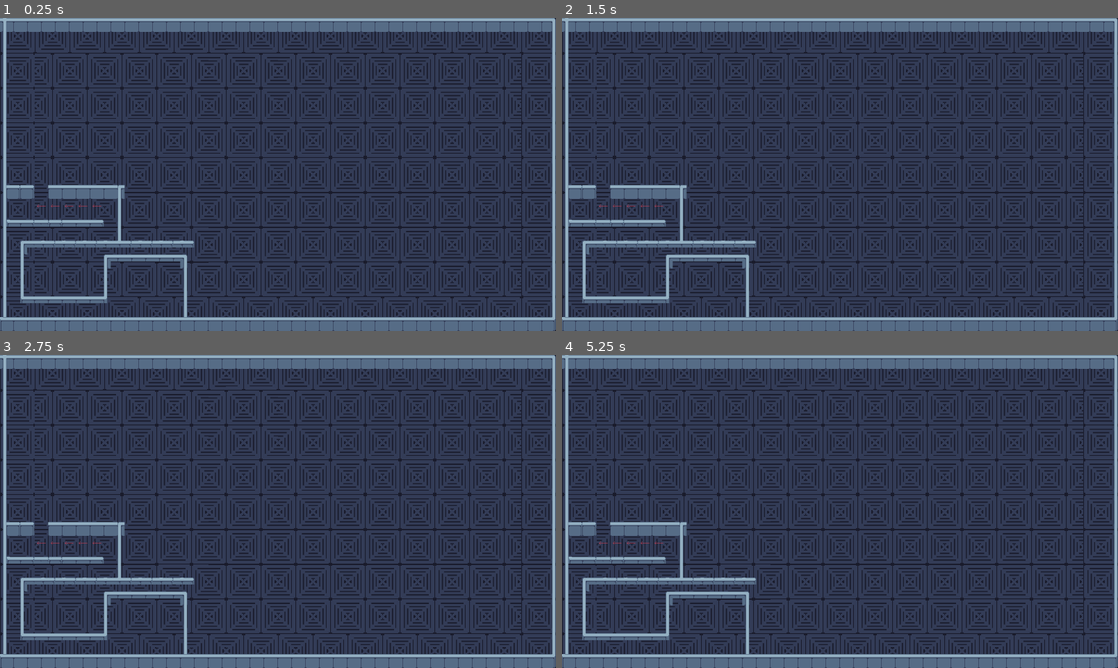
Above: before the commit, frames 1-4 (two rows, left to right).
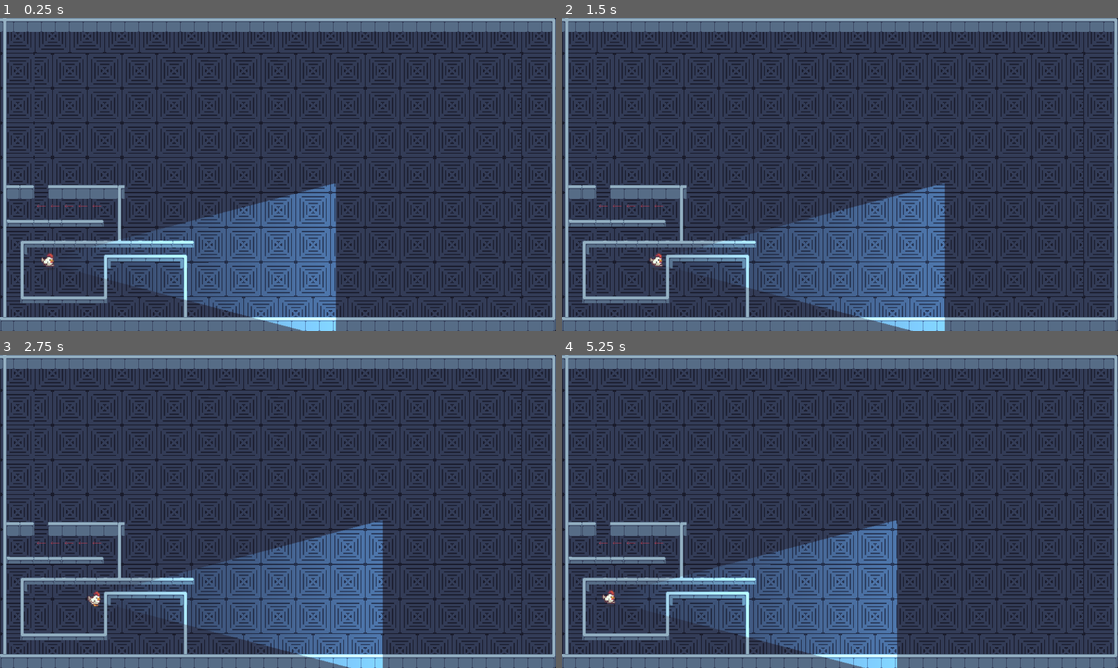
Above: after the commit, the same moments.

Repository: Norethx/game_jam
Game: Godot game, scene res://scenes/Fmap.001.tscn
Same seed, same stepped clock (60 frames per second), same inputs: the game is played once before the commit and once after it.
Inputs:
- Up to frame 1 (0.25 s): no input
- Up to frame 2 (1.5 s): tap Enter (ui_accept) at 0.5, 0.77 s; hold Right (ui_right) from 0.53 s (still down)
- Up to frame 3 (2.75 s): tap Enter (ui_accept) at 1.52 s; release Right (ui_right) at 2.03 s; hold Left (ui_left) from 2.03 s (still down)
- Up to frame 4 (5.25 s): release Left (ui_left) at 2.78 s; hold Right (ui_right) 2.78-4.28 s; tap Enter (ui_accept) at 3.02, 3.77, 4.52, 5 s; hold Left (ui_left) 4.28-5.03 s; hold Right (ui_right) from 5.03 s (still down)

The runs differ from the first frame. In frame 1, 12% of the frame differs, in the area x 7-61%, y 52-100%; in frame 2, 12%; in frame 3, 12%; in frame 4, 12%.
Error before the commit: Parse Error: Mixed use of tabs and spaces for indentation. (res://scripts/fenemy.001.gd:11)

Commit message:
patrol enemy

Diff:
--- a/globals/game_start.gd
+++ b/globals/game_start.gd
@@ -1,11 +1 @@
 extends Node
-
-
-# Called when the node enters the scene tree for the first time.
-func _ready() -> void:
-	pass # Replace with function body.
-
-
-# Called every frame. 'delta' is the elapsed time since the previous frame.
-func _process(delta: float) -> void:
-	pass
--- a/scenes/Fenemys/enemy.001.tscn
+++ b/scenes/Fenemys/enemy.001.tscn
@@ -1,32 +1,136 @@
-[gd_scene load_steps=16 format=3 uid="uid://j0n8qmwqgp2d"]
+[gd_scene load_steps=17 format=3 uid="uid://j0n8qmwqgp2d"]
 
 [ext_resource type="Script" uid="uid://vws1ush5pmn2" path="res://scripts/fenemy.001.gd" id="1_g0yq0"]
 [ext_resource type="Texture2D" uid="uid://c7py4qbg6i344" path="res://assets/future/chicken_run_right-Sheet.png" id="1_ifkk8"]
 [ext_resource type="Texture2D" uid="uid://6y4xo2f3w1um" path="res://assets/future/chicken_run_left-Sheet.png" id="2_l2bgi"]
-
-[sub_resource type="AnimationNodeAnimation" id="AnimationNodeAnimation_g0yq0"]
-animation = &"right"
+[ext_resource type="Texture2D" uid="uid://ckttg7w24c3pv" path="res://assets/future/cone_gradiente.png" id="4_n4yvv"]
 
 [sub_resource type="AnimationNodeAnimation" id="AnimationNodeAnimation_n4yvv"]
 animation = &"left"
 
 [sub_resource type="AnimationNodeAnimation" id="AnimationNodeAnimation_hwlfp"]
-animation = &"left"
+animation = &"right"
 
 [sub_resource type="AnimationNodeAnimation" id="AnimationNodeAnimation_e6b00"]
-animation = &"right"
+animation = &"down"
+
+[sub_resource type="AnimationNodeAnimation" id="AnimationNodeAnimation_ngamd"]
+animation = &"up"
 
 [sub_resource type="AnimationNodeBlendSpace2D" id="AnimationNodeBlendSpace2D_ngamd"]
-blend_point_0/node = SubResource("AnimationNodeAnimation_g0yq0")
-blend_point_0/pos = Vector2(0, 1)
-blend_point_1/node = SubResource("AnimationNodeAnimation_n4yvv")
-blend_point_1/pos = Vector2(0, -1)
-blend_point_2/node = SubResource("AnimationNodeAnimation_hwlfp")
-blend_point_2/pos = Vector2(-1, 0)
-blend_point_3/node = SubResource("AnimationNodeAnimation_e6b00")
-blend_point_3/pos = Vector2(1, 0)
+blend_point_0/node = SubResource("AnimationNodeAnimation_n4yvv")
+blend_point_0/pos = Vector2(-1, 0)
+blend_point_1/node = SubResource("AnimationNodeAnimation_hwlfp")
+blend_point_1/pos = Vector2(1, 0)
+blend_point_2/node = SubResource("AnimationNodeAnimation_e6b00")
+blend_point_2/pos = Vector2(0, 1)
+blend_point_3/node = SubResource("AnimationNodeAnimation_ngamd")
+blend_point_3/pos = Vector2(0, -1)
 
 [sub_resource type="Animation" id="Animation_vqdu1"]
+resource_name = "up"
+loop_mode = 1
+tracks/0/type = "value"
+tracks/0/imported = false
+tracks/0/enabled = true
+tracks/0/path = NodePath("Sprite2D:texture")
+tracks/0/interp = 1
+tracks/0/loop_wrap = true
+tracks/0/keys = {
+"times": PackedFloat32Array(0),
+"transitions": PackedFloat32Array(1),
+"update": 1,
+"values": [ExtResource("2_l2bgi")]
+}
+tracks/1/type = "value"
+tracks/1/imported = false
+tracks/1/enabled = true
+tracks/1/path = NodePath("PointLight2D:position")
+tracks/1/interp = 1
+tracks/1/loop_wrap = true
+tracks/1/keys = {
+"times": PackedFloat32Array(0),
+"transitions": PackedFloat32Array(1),
+"update": 0,
+"values": [Vector2(-3.55271e-15, -128)]
+}
+tracks/2/type = "value"
+tracks/2/imported = false
+tracks/2/enabled = true
+tracks/2/path = NodePath("PointLight2D:rotation")
+tracks/2/interp = 1
+tracks/2/loop_wrap = true
+tracks/2/keys = {
+"times": PackedFloat32Array(0),
+"transitions": PackedFloat32Array(1),
+"update": 0,
+"values": [4.71239]
+}
+tracks/3/type = "value"
+tracks/3/imported = false
+tracks/3/enabled = true
+tracks/3/path = NodePath("Sprite2D:frame")
+tracks/3/interp = 1
+tracks/3/loop_wrap = true
+tracks/3/keys = {
+"times": PackedFloat32Array(0, 1),
+"transitions": PackedFloat32Array(1, 1),
+"update": 0,
+"values": [0, 3]
+}
+
+[sub_resource type="Animation" id="Animation_ebjhy"]
+length = 0.001
+tracks/0/type = "value"
+tracks/0/imported = false
+tracks/0/enabled = true
+tracks/0/path = NodePath("Sprite2D:texture")
+tracks/0/interp = 1
+tracks/0/loop_wrap = true
+tracks/0/keys = {
+"times": PackedFloat32Array(0),
+"transitions": PackedFloat32Array(1),
+"update": 1,
+"values": [ExtResource("2_l2bgi")]
+}
+tracks/1/type = "value"
+tracks/1/imported = false
+tracks/1/enabled = true
+tracks/1/path = NodePath("PointLight2D:position")
+tracks/1/interp = 1
+tracks/1/loop_wrap = true
+tracks/1/keys = {
+"times": PackedFloat32Array(0),
+"transitions": PackedFloat32Array(1),
+"update": 0,
+"values": [Vector2(-3.55271e-15, -128)]
+}
+tracks/2/type = "value"
+tracks/2/imported = false
+tracks/2/enabled = true
+tracks/2/path = NodePath("PointLight2D:rotation")
+tracks/2/interp = 1
+tracks/2/loop_wrap = true
+tracks/2/keys = {
+"times": PackedFloat32Array(0),
+"transitions": PackedFloat32Array(1),
+"update": 0,
+"values": [4.71239]
+}
+tracks/3/type = "value"
+tracks/3/imported = false
+tracks/3/enabled = true
+tracks/3/path = NodePath("Sprite2D:frame")
+tracks/3/interp = 1
+tracks/3/loop_wrap = true
+tracks/3/keys = {
+"times": PackedFloat32Array(0),
+"transitions": PackedFloat32Array(1),
+"update": 1,
+"values": [0]
+}
+
+[sub_resource type="Animation" id="Animation_8lcnc"]
 resource_name = "left"
 loop_mode = 1
 tracks/0/type = "value"
@@ -39,7 +143,7 @@
 "times": PackedFloat32Array(0),
 "transitions": PackedFloat32Array(1),
 "update": 1,
-"values": [ExtResource("1_ifkk8")]
+"values": [ExtResource("2_l2bgi")]
 }
 tracks/1/type = "value"
 tracks/1/imported = false
@@ -53,35 +157,32 @@
 "update": 0,
 "values": [0, 3]
 }
-
-[sub_resource type="Animation" id="Animation_ebjhy"]
-length = 0.001
-tracks/0/type = "value"
-tracks/0/imported = false
-tracks/0/enabled = true
-tracks/0/path = NodePath("Sprite2D:texture")
-tracks/0/interp = 1
-tracks/0/loop_wrap = true
-tracks/0/keys = {
-"times": PackedFloat32Array(0),
-"transitions": PackedFloat32Array(1),
-"update": 1,
-"values": [ExtResource("1_ifkk8")]
-}
-tracks/1/type = "value"
-tracks/1/imported = false
-tracks/1/enabled = true
-tracks/1/path = NodePath("Sprite2D:frame")
-tracks/1/interp = 1
-tracks/1/loop_wrap = true
-tracks/1/keys = {
-"times": PackedFloat32Array(0),
-"transitions": PackedFloat32Array(1),
-"update": 1,
-"values": [0]
-}
-
-[sub_resource type="Animation" id="Animation_8lcnc"]
+tracks/2/type = "value"
+tracks/2/imported = false
+tracks/2/enabled = true
+tracks/2/path = NodePath("PointLight2D:position")
+tracks/2/interp = 1
+tracks/2/loop_wrap = true
+tracks/2/keys = {
+"times": PackedFloat32Array(0),
+"transitions": PackedFloat32Array(1),
+"update": 0,
+"values": [Vector2(-128, -4.88758e-06)]
+}
+tracks/3/type = "value"
+tracks/3/imported = false
+tracks/3/enabled = true
+tracks/3/path = NodePath("PointLight2D:rotation")
+tracks/3/interp = 1
+tracks/3/loop_wrap = true
+tracks/3/keys = {
+"times": PackedFloat32Array(0),
+"transitions": PackedFloat32Array(1),
+"update": 0,
+"values": [3.14159]
+}
+
+[sub_resource type="Animation" id="Animation_3ckmm"]
 resource_name = "right"
 loop_mode = 1
 tracks/0/type = "value"
@@ -94,7 +195,7 @@
 "times": PackedFloat32Array(0),
 "transitions": PackedFloat32Array(1),
 "update": 1,
-"values": [ExtResource("2_l2bgi")]
+"values": [ExtResource("1_ifkk8")]
 }
 tracks/1/type = "value"
 tracks/1/imported = false
@@ -107,39 +208,110 @@
 "transitions": PackedFloat32Array(1, 1),
 "update": 0,
 "values": [0, 3]
+}
+tracks/2/type = "value"
+tracks/2/imported = false
+tracks/2/enabled = true
+tracks/2/path = NodePath("PointLight2D:position")
+tracks/2/interp = 1
+tracks/2/loop_wrap = true
+tracks/2/keys = {
+"times": PackedFloat32Array(0),
+"transitions": PackedFloat32Array(1),
+"update": 0,
+"values": [Vector2(128, -2.71051e-20)]
+}
+tracks/3/type = "value"
+tracks/3/imported = false
+tracks/3/enabled = true
+tracks/3/path = NodePath("PointLight2D:rotation")
+tracks/3/interp = 1
+tracks/3/loop_wrap = true
+tracks/3/keys = {
+"times": PackedFloat32Array(0),
+"transitions": PackedFloat32Array(1),
+"update": 0,
+"values": [0.0]
+}
+
+[sub_resource type="Animation" id="Animation_cwrd2"]
+resource_name = "down"
+loop_mode = 1
+tracks/0/type = "value"
+tracks/0/imported = false
+tracks/0/enabled = true
+tracks/0/path = NodePath("Sprite2D:texture")
+tracks/0/interp = 1
+tracks/0/loop_wrap = true
+tracks/0/keys = {
+"times": PackedFloat32Array(0),
+"transitions": PackedFloat32Array(1),
+"update": 1,
+"values": [ExtResource("1_ifkk8")]
+}
+tracks/1/type = "value"
+tracks/1/imported = false
+tracks/1/enabled = true
+tracks/1/path = NodePath("Sprite2D:frame")
+tracks/1/interp = 1
+tracks/1/loop_wrap = true
+tracks/1/keys = {
+"times": PackedFloat32Array(0, 1),
+"transitions": PackedFloat32Array(1, 1),
+"update": 0,
+"values": [0, 3]
+}
+tracks/2/type = "value"
+tracks/2/imported = false
+tracks/2/enabled = true
+tracks/2/path = NodePath("PointLight2D:position")
+tracks/2/interp = 1
+tracks/2/loop_wrap = true
+tracks/2/keys = {
+"times": PackedFloat32Array(0),
+"transitions": PackedFloat32Array(1),
+"update": 0,
+"values": [Vector2(7.62939e-06, 128)]
+}
+tracks/3/type = "value"
+tracks/3/imported = false
+tracks/3/enabled = true
+tracks/3/path = NodePath("PointLight2D:rotation")
+tracks/3/interp = 1
+tracks/3/loop_wrap = true
+tracks/3/keys = {
+"times": PackedFloat32Array(0),
+"transitions": PackedFloat32Array(1),
+"update": 0,
+"values": [1.5708]
 }
 
 [sub_resource type="AnimationLibrary" id="AnimationLibrary_3ckmm"]
 _data = {
 &"RESET": SubResource("Animation_ebjhy"),
-&"left": SubResource("Animation_vqdu1"),
-&"right": SubResource("Animation_8lcnc")
+&"down": SubResource("Animation_cwrd2"),
+&"left": SubResource("Animation_8lcnc"),
+&"right": SubResource("Animation_3ckmm"),
+&"up": SubResource("Animation_vqdu1")
 }
 
 [sub_resource type="RectangleShape2D" id="RectangleShape2D_epx5u"]
-
-[sub_resource type="Gradient" id="Gradient_6i1tr"]
-colors = PackedColorArray(0, 0, 0, 1, 0.254902, 0.635294, 1, 1)
-
-[sub_resource type="GradientTexture2D" id="GradientTexture2D_pahs6"]
-gradient = SubResource("Gradient_6i1tr")
-width = 214
-height = 214
-fill_from = Vector2(0.4, 0.5)
-fill_to = Vector2(1, 0.5)
-
-[node name="CharacterBody2D" type="CharacterBody2D"]
+size = Vector2(16, 16)
+
+[node name="enemy_patrol" type="CharacterBody2D" node_paths=PackedStringArray("animation_tree")]
+scale = Vector2(2.5, 2.5)
+motion_mode = 1
 script = ExtResource("1_g0yq0")
+animation_tree = NodePath("AnimationTree")
 
 [node name="Sprite2D" type="Sprite2D" parent="."]
 texture = ExtResource("1_ifkk8")
 hframes = 4
-frame = 1
 
 [node name="AnimationTree" type="AnimationTree" parent="."]
 tree_root = SubResource("AnimationNodeBlendSpace2D_ngamd")
 anim_player = NodePath("AnimationPlayer")
-parameters/blend_position = Vector2(0, 0.879121)
+parameters/blend_position = Vector2(-0.0015949, 0.021978)
 
 [node name="AnimationPlayer" type="AnimationPlayer" parent="AnimationTree"]
 root_node = NodePath("../..")
@@ -147,8 +319,12 @@
 &"": SubResource("AnimationLibrary_3ckmm")
 }
 
+[node name="PointLight2D" type="PointLight2D" parent="."]
+position = Vector2(128, 0)
+scale = Vector2(0.5, 0.5)
+color = Color(0.533333, 1, 1, 1)
+texture = ExtResource("4_n4yvv")
+
 [node name="CollisionShape2D" type="CollisionShape2D" parent="."]
+scale = Vector2(1, 1)
 shape = SubResource("RectangleShape2D_epx5u")
-
-[node name="PointLight2D" type="PointLight2D" parent="."]
-texture = SubResource("GradientTexture2D_pahs6")
--- a/scenes/Fenemys/point_light_2d.gd
+++ /dev/null
@@ -1,11 +0,0 @@
-extends PointLight2D
-
-
-# Called when the node enters the scene tree for the first time.
-func _ready() -> void:
-	pass # Replace with function body.
-
-
-# Called every frame. 'delta' is the elapsed time since the previous frame.
-func _process(delta: float) -> void:
-	pass
--- a/scenes/Fmap.001.tscn
+++ b/scenes/Fmap.001.tscn
@@ -519,3 +519,9 @@
 [node name="CanvasModulate" type="CanvasModulate" parent="."]
 visible = false
 color = Color(0.141176, 0.160784, 0.231373, 1)
+
+[node name="CharacterBody2D" parent="." instance=ExtResource("2_752p2")]
+position = Vector2(80, 560)
+size_patrol_d = 0
+size_patrol_l = 100
+size_patrol_u = 0
--- a/scripts/fenemy.001.gd
+++ b/scripts/fenemy.001.gd
@@ -1,13 +1,49 @@
 extends CharacterBody2D
 
-@export var size_patrol_l = 4
-@export var size_patrol_r = 4
+@export var size_patrol_r = 200
+@export var size_patrol_d = 200
+@export var size_patrol_l = 200
+@export var size_patrol_u = 200
+
+@export var speed = 120
+@export var animation_tree : AnimationTree
+@onready var point_light_2d: PointLight2D = $PointLight2D
+
+#var idle = 20
 var len_walk = 0
-var side_walk = 1
+var sign_step = Vector2(1.0,0.0)
+var side_walk = 0
+var size_max
 
-func _physics_process(delta: float) -> void:
-	velocity = Vector2(1.0,0.0) * delta * 700
-	len_walk += 1
-	if (side_walk == 1 && size_patrol_l == len_walk):
-		 pass
-	move_and_slide()
+func _ready() -> void:
+	size_max = [size_patrol_r, size_patrol_d, size_patrol_l, size_patrol_u]
+
+
+func	_physics_process(delta: float) -> void:
+	if(size_max[side_walk] != 0 and len_walk  < size_max[side_walk]):
+		velocity = sign_step * speed
+		animation_tree.set("parameters/blend_position", velocity)
+		len_walk += 1
+		move_and_slide()
+
+	if (len_walk  == size_max[side_walk] || size_max[side_walk] == 0):
+		change_direction()
+
+
+func change_direction()-> void:
+	if (side_walk == 0 and size_patrol_r == len_walk):
+		sign_step = Vector2(0.0,1.0)
+		side_walk = 1
+		len_walk = 0
+	elif (side_walk == 1 and size_patrol_d == len_walk):
+		sign_step = Vector2(-1.0,0.0)
+		side_walk = 2
+		len_walk = 0
+	elif (side_walk == 2 and size_patrol_l == len_walk):
+		sign_step = Vector2(0.0,-1.0)
+		side_walk = 3
+		len_walk = 0
+	elif (side_walk == 3 and size_patrol_u == len_walk):
+		sign_step = Vector2(1.0,0.0)
+		side_walk = 0
+		len_walk = 0
Binary file added: assets/future/cone_gradiente.png
Not shown, added: assets/future/cone_gradiente.png.import
Not shown, removed: scenes/Fenemys/point_light_2d.gd.uid
